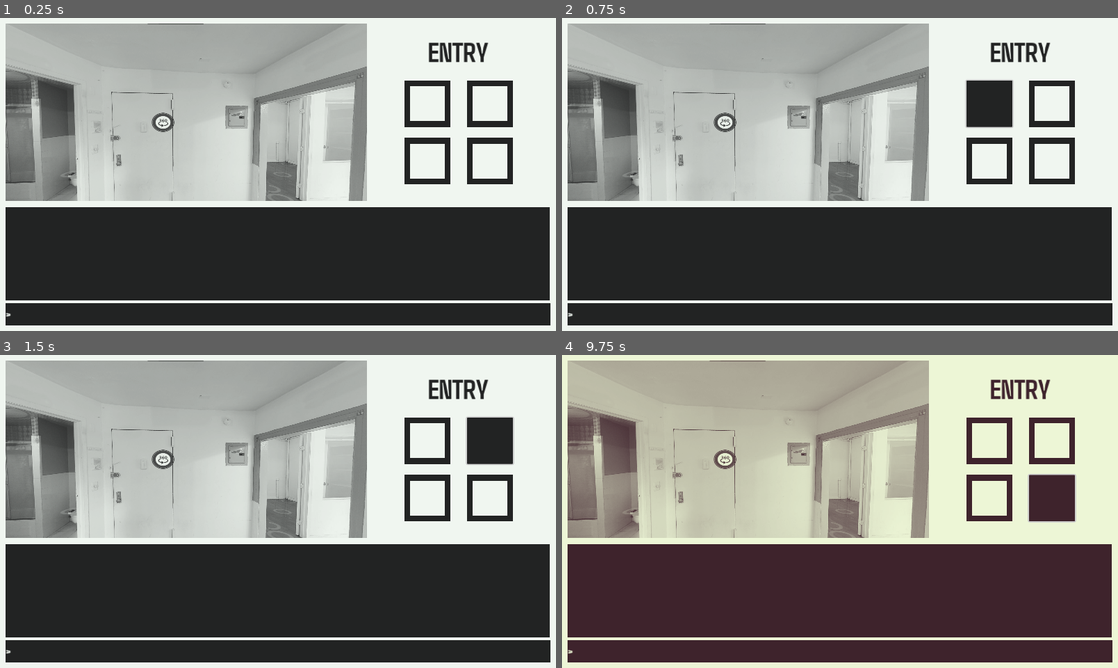
Above: before the commit, frames 1-4 (two rows, left to right).
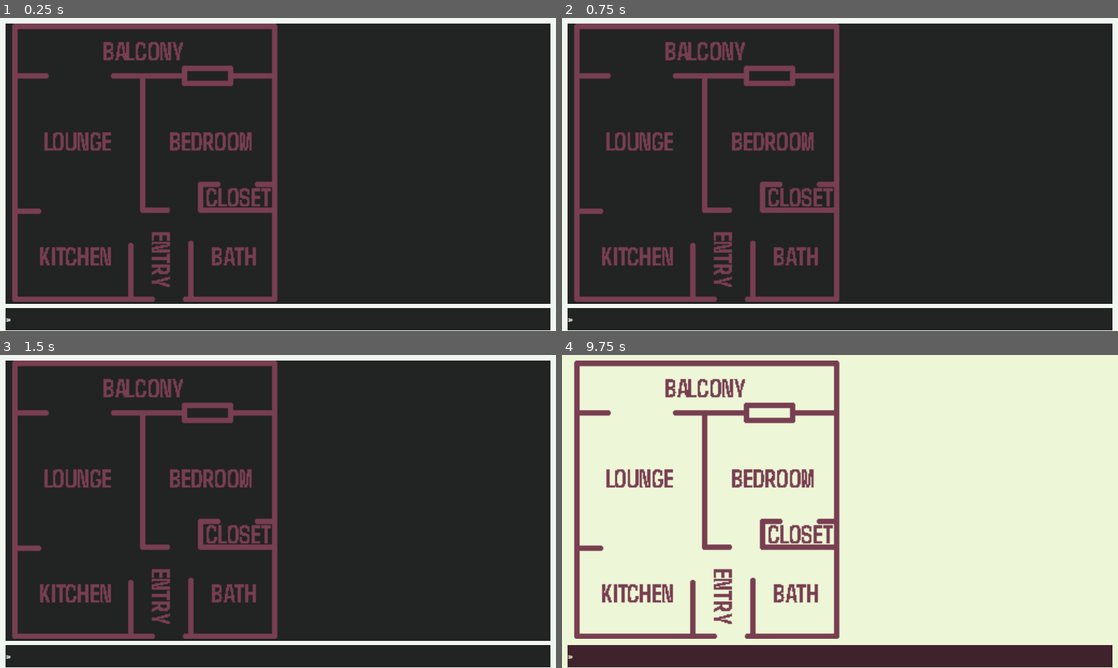
Above: after the commit, the same moments.

Repository: Birdboys/syzygyMystery
Game: Godot game, scene res://Scenes/main.tscn
Same seed, same stepped clock (60 frames per second), same inputs: the game is played once before the commit and once after it.
Inputs (mouse positions are in pixels of both pictures, inside the frame that each line leads up to):
- Up to frame 1 (0.25 s): no input
- Up to frame 2 (0.75 s): click (990, 102) at 0.5 s
- Up to frame 3 (1.5 s): click (489, 439) at 1.25 s
- Up to frame 4 (9.75 s): click (990, 498) at 2 s; click (1051, 498) at 2.75 s; click (990, 439) at 3.5 s; click (1051, 439) at 4.25 s; click (990, 498) at 5 s; click (1051, 498) at 5.75 s; click (990, 439) at 6.5 s; click (1051, 439) at 7.25 s; click (990, 498) at 8 s; click (1051, 498) at 8.75 s; tap Enter at 9.5 s; hold Page Up (toggle_theme) from 9.53 s (still down)

The runs differ from the first frame. In frame 1, 62% of the frame differs, in the area x 1-99%, y 1-100%; in frame 2, 61%; in frame 3, 61%; in frame 4, 70%.

Commit message:
added basic menu panel

Diff:
--- a/Assets/themes/monitorglow.tres
+++ b/Assets/themes/monitorglow.tres
@@ -16,6 +16,11 @@
 
 [sub_resource type="StyleBoxFlat" id="StyleBoxFlat_w3q2g"]
 bg_color = Color(0.133333, 0.137255, 0.137255, 1)
+
+[sub_resource type="StyleBoxFlat" id="StyleBoxFlat_m8nq2"]
+bg_color = Color(0.133333, 0.137255, 0.137255, 1)
+border_width_bottom = 8
+border_color = Color(0.941176, 0.964706, 0.941176, 1)
 
 [sub_resource type="StyleBoxFlat" id="StyleBoxFlat_agory"]
 bg_color = Color(0.941176, 0.964706, 0.941176, 1)
@@ -39,6 +44,8 @@
 LineEdit/font_sizes/font_size = 24
 LineEdit/fonts/font = ExtResource("1_tqsos")
 LineEdit/styles/normal = SubResource("StyleBoxFlat_w3q2g")
+MenuPanel/base_type = &"Panel"
+MenuPanel/styles/panel = SubResource("StyleBoxFlat_m8nq2")
 Panel/styles/panel = SubResource("StyleBoxFlat_agory")
 RichTextLabel/colors/default_color = Color(0.941176, 0.964706, 0.941176, 1)
 RichTextLabel/colors/font_outline_color = Color(0.941176, 0.964706, 0.941176, 1)
--- a/Scenes/ui.tscn
+++ b/Scenes/ui.tscn
@@ -1,8 +1,9 @@
-[gd_scene load_steps=5 format=3 uid="uid://diwctax0r8rln"]
+[gd_scene load_steps=6 format=3 uid="uid://diwctax0r8rln"]
 
 [ext_resource type="Script" path="res://Scripts/ui.gd" id="1_cl1p8"]
 [ext_resource type="Theme" uid="uid://cebamptt1kt5w" path="res://Assets/themes/ygreen.tres" id="1_og7cw"]
 [ext_resource type="Texture2D" uid="uid://c7m0k5v2y71f7" path="res://Assets/temp_rooms/paperback/balcony.png" id="3_xn6we"]
+[ext_resource type="Texture2D" uid="uid://cgx2j82yd03gm" path="res://Assets/map.png" id="4_xr02f"]
 [ext_resource type="Script" path="res://Scripts/inputText.gd" id="5_ofolb"]
 
 [node name="UI" type="Control"]
@@ -98,6 +99,7 @@
 anchor_right = 1.0
 anchor_bottom = 1.0
 offset_top = 312.0
+offset_bottom = -33.0
 grow_horizontal = 2
 grow_vertical = 2
 
@@ -105,14 +107,6 @@
 layout_mode = 2
 size_flags_vertical = 3
 scroll_following = true
-
-[node name="inputText" type="LineEdit" parent="textStuff"]
-layout_mode = 2
-text = "> "
-selecting_enabled = false
-caret_blink = true
-caret_mid_grapheme = false
-script = ExtResource("5_ofolb")
 
 [node name="divider" type="Panel" parent="."]
 layout_mode = 1
@@ -124,4 +118,36 @@
 grow_horizontal = 2
 grow_vertical = 2
 
-[connection signal="text_submitted" from="textStuff/inputText" to="." method="_on_input_text_text_submitted"]
+[node name="mapPanel" type="Panel" parent="."]
+layout_mode = 1
+anchors_preset = 15
+anchor_right = 1.0
+anchor_bottom = 1.0
+offset_bottom = -29.0
+grow_horizontal = 2
+grow_vertical = 2
+theme_type_variation = &"MenuPanel"
+
+[node name="TextureRect" type="TextureRect" parent="mapPanel"]
+layout_mode = 1
+anchors_preset = -1
+anchor_right = 1.0
+anchor_bottom = 0.979
+grow_horizontal = 2
+grow_vertical = 2
+texture = ExtResource("4_xr02f")
+expand_mode = 3
+stretch_mode = 4
+
+[node name="inputText" type="LineEdit" parent="."]
+layout_mode = 2
+offset_top = 491.0
+offset_right = 940.0
+offset_bottom = 520.0
+text = "> "
+selecting_enabled = false
+caret_blink = true
+caret_mid_grapheme = false
+script = ExtResource("5_ofolb")
+
+[connection signal="text_submitted" from="inputText" to="." method="_on_input_text_text_submitted"]
--- a/Scripts/main.gd
+++ b/Scripts/main.gd
@@ -12,7 +12,8 @@
 # Called when the node enters the scene tree for the first time.
 func _ready():
 	initRooms()
-	theme_id = RandomNumberGenerator.new().randi_range(0,num_themes)
+	#theme_id = RandomNumberGenerator.new().randi_range(0,num_themes)
+	theme_id = 0
 	currentRoom = 'entry'
 	setTheme(theme_names[theme_id])
 	UI.updateLookImage(currentRoom, theme_names[theme_id])
@@ -48,7 +49,7 @@
 		if command == '> look': #if its really empty
 			look_target = currentRoom
 		else: #if its empty because command is bad
-			UI.addLogText("Can not look at that")
+			UI.addLogText("Can not look there")
 			return
 	var look_prep = command_data['prep'] #get the preposition from the look command
 	var look_result = null
--- a/Scripts/ui.gd
+++ b/Scripts/ui.gd
@@ -1,6 +1,6 @@
 extends Control
 
-@onready var inputText = $textStuff/inputText
+@onready var inputText = $inputText
 @onready var logText = $textStuff/logText
 @onready var lookImage = $imagePanel/lookImage
 @onready var spaceStrip = RegEx.new()
@@ -10,7 +10,6 @@
 func _ready():
 	spaceStrip.compile('\\s+')
 	pass # Replace with function body.
-
 
 # Called every frame. 'delta' is the elapsed time since the previous frame.
 func _process(delta):
Not shown: 1 places in Assets/themes/monitorglow.tres that only renumber resources
